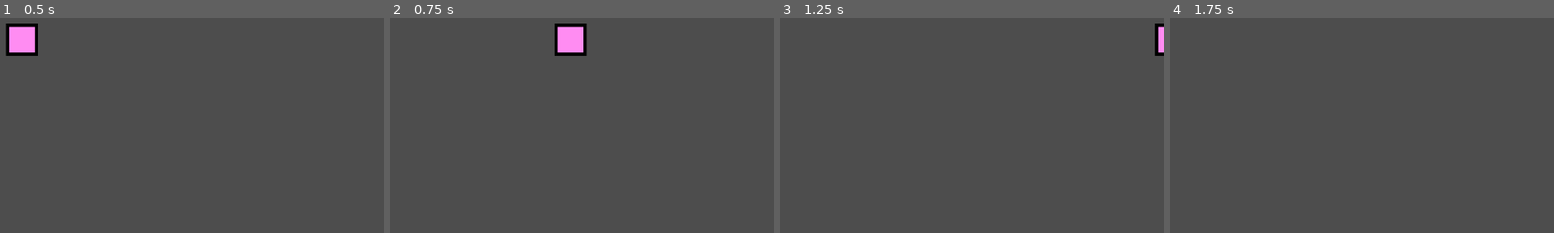
Above: before the commit, frames 1-4 (left to right).
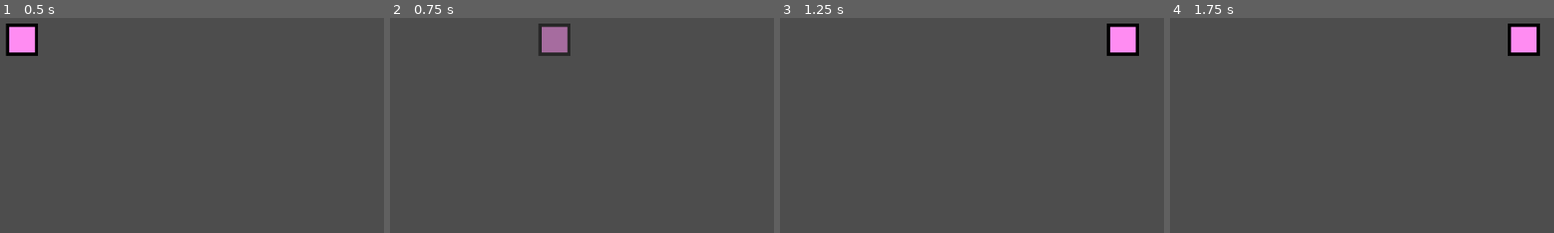
Above: after the commit, the same moments.

Repository: RoroZoro41/The_Kobold_Sisters
Game: Godot game, scene res://Scenes/main.tscn
Two runs of this game, one before a commit and one after it. Both use one fixed random seed, a clock stepped at 60 frames per second and the inputs below.
Inputs (mouse positions are in pixels of both pictures, inside the frame that each line leads up to):
- Up to frame 1 (0.5 s): no input
- Up to frame 2 (0.75 s): tap Enter at 0.5 s; move the mouse to (outside the picture) at 0.52 s; hold D (right) from 0.53 s (still down); tap K (dodge) at 0.6 s; click (outside the picture) at 0.67 s
- Up to frame 3 (1.25 s): keep holding D (right)
- Up to frame 4 (1.75 s): release D (right) at 1.25 s; drag from (outside the picture) to (outside the picture) at 1.27 s

Frame 1 is identical in both runs. In frame 2, 1.8% of the frame differs, in the area x 38-52%, y 2-18%; in frame 3, 1.6%; in frame 4, 1.2%.

Commit message:
Fixed the movement system
Made the dash feel smoother by removing the changes made to the deceleration during dashing. Now dashing feels a bit more floaty

Diff:
--- a/Scenes/player.tscn
+++ b/Scenes/player.tscn
@@ -17,3 +17,9 @@
 
 [node name="CollisionShape2D" type="CollisionShape2D" parent="."]
 shape = SubResource("RectangleShape2D_bpnrh")
+
+[node name="Timers" type="Node2D" parent="."]
+
+[node name="Dash cooldown" type="Timer" parent="Timers"]
+wait_time = 0.5
+one_shot = true
--- a/Scripts/player.gd
+++ b/Scripts/player.gd
@@ -6,8 +6,8 @@
 var speed_deceleration: float = speed/3
 
 #dodging
-var dodging_length: float = 0.1
-var is_dodging:bool = false
+@onready var dash_cooldown:Timer = $"Timers/Dash cooldown"
+var dodging_length: float = 0.05
 
 func  _physics_process(_delta: float) -> void:
 
@@ -23,21 +23,27 @@
 	move_and_slide()
 
 func dodge():
-	if is_dodging:
+# If you moving, or dash cooldown is active, exit function
+	if not dash_cooldown.is_stopped() or velocity == Vector2.ZERO :
 		return
-	is_dodging = true
+
+#TEMPORARY LINE, DELETE SOON
+	invincible(0.3)
+
+	dash_cooldown.start()
 	var original_speed = speed
 	var original_speed_acceleration = speed_acceleration
-	var origonal_speed_deceleration = speed_deceleration
 
 	# Mulitplying speed
 	speed *= 4
 	speed_acceleration *= 4
-	speed_deceleration *= 4
 
 	await get_tree().create_timer(dodging_length).timeout
 	speed = original_speed
 	speed_acceleration = original_speed_acceleration
-	speed_deceleration = origonal_speed_deceleration
 
-	is_dodging = false
+
+func invincible(invincibility_length:float = 0.5):
+	$Sprite2D.self_modulate.a = 0.5
+	await get_tree().create_timer(invincibility_length).timeout
+	$Sprite2D.self_modulate.a = 1
